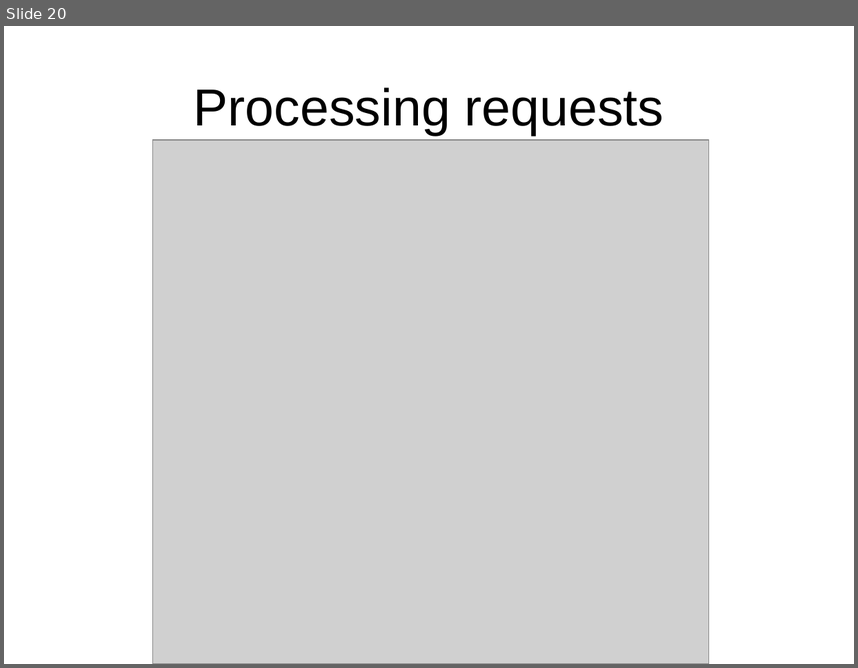
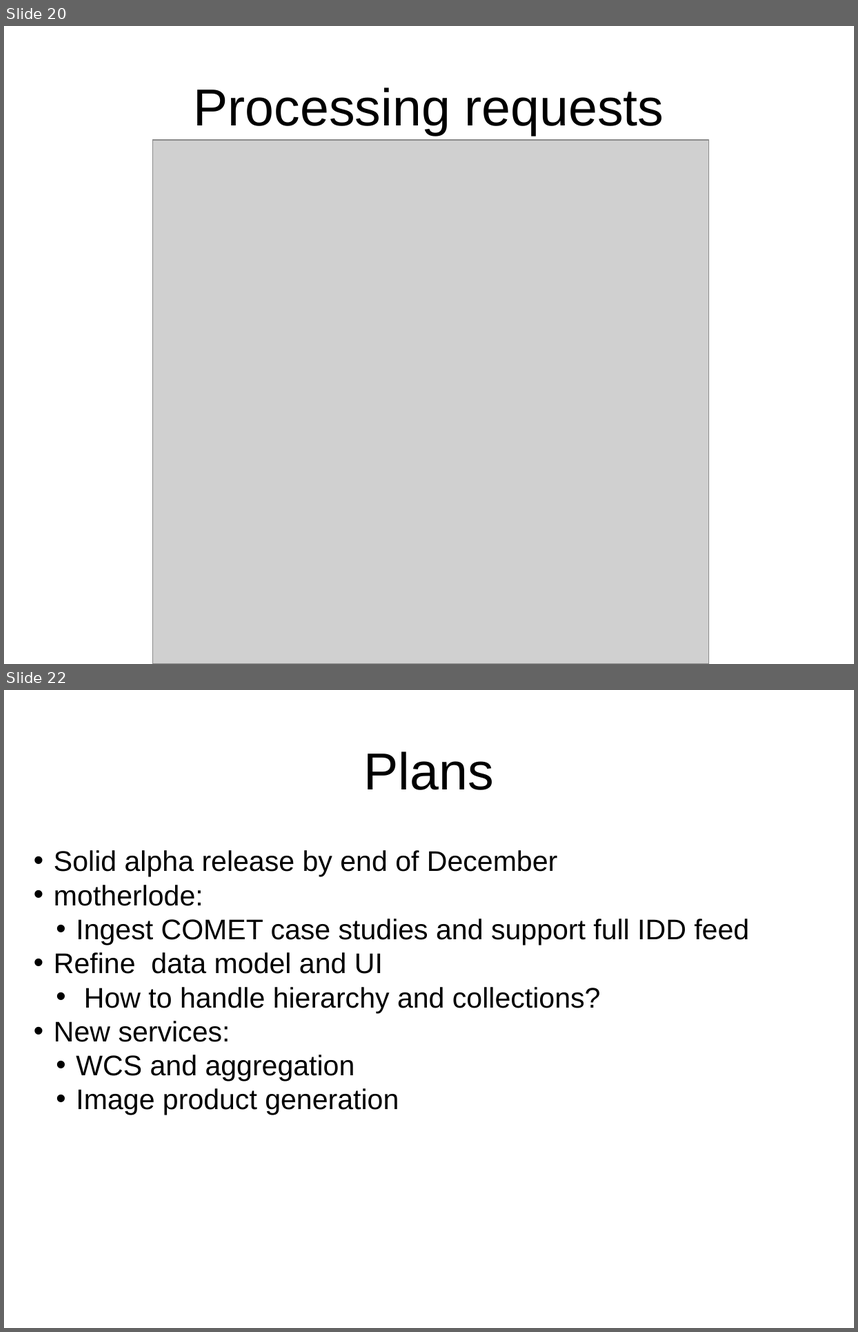
Before and after one commit to Unidata/IDV, a slide deck: ucar/unidata/repository/docs/presentations/architecture.ppt. Shown one above the other, each under a label of ours: slide 20 before the commit, slides 20 and 22 after it; the slides between them are not shown. The pictures are 858x668 and 858x1332 pixels, drawn with LibreOffice and Linux fonts; fonts in the diff are those of the drawing; grey boxes stand for pictures. Boxes give left, top, right and bottom in pixels: in the first picture for what was removed or moved away, otherwise in the second. Text is boxed around its words. In the diff, an @@ line names an element or a change of style, - is before the commit and + after.

```diff
--- a/ucar/unidata/repository/docs/presentations/architecture.ppt
+++ b/ucar/unidata/repository/docs/presentations/architecture.ppt
@@ slide 22 added at (4,690,854,1328), background #FFFFFF @@
@@ title added at (364,751,494,790), 44 pt, text #000000 @@
+Plans
@@ text added at (54,850,749,1115), 24 pt, text #000000 @@
+• Solid alpha release by end of December
+• motherlode:
+  • Ingest COMET case studies and support full IDD feed
+• Refine data model and UI
+  • How to handle hierarchy and collections?
+• New services:
+  • WCS and aggregation
+  • Image product generation
```
Also in this commit, not shown: 2 slides changed, 1 other slide added, 9 other files.
